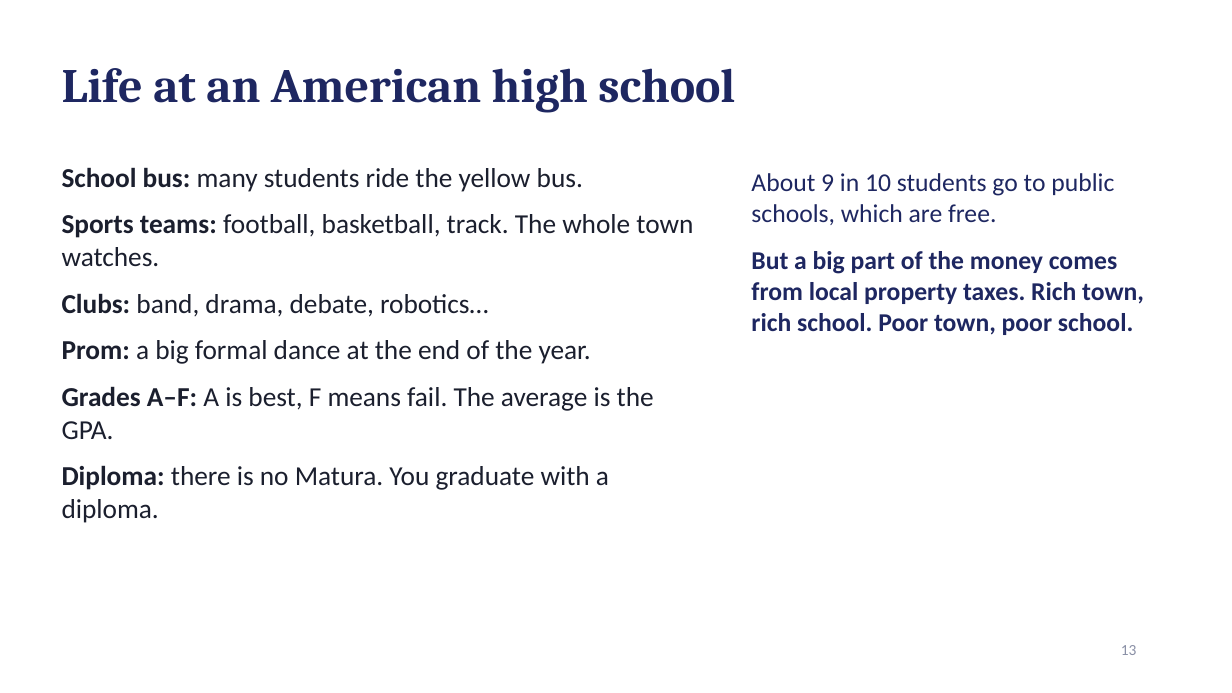
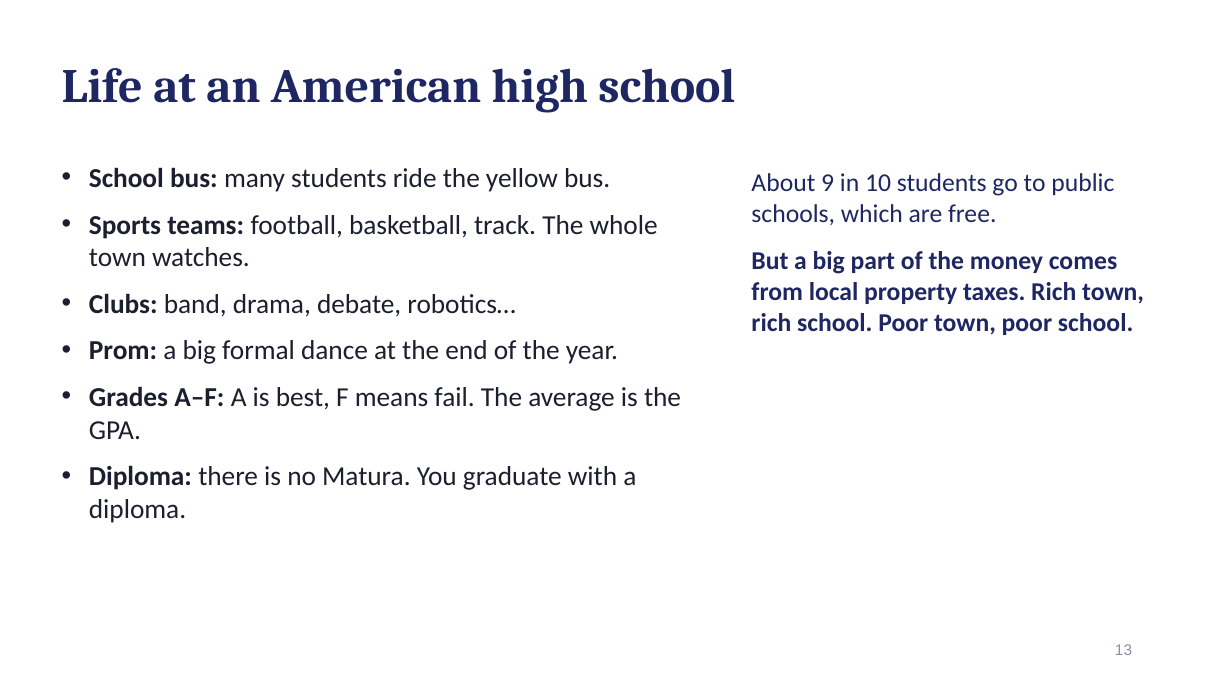
Before and after one commit to noahfried/slides, a slide deck: slide 13 of USA_Diversity_and_School.pptx. Drawn at 1232x693 pixels with LibreOffice and Linux fonts; fonts in the diff are those of the drawing. Boxes give left, top, right and bottom in pixels: in the first picture for what was removed or moved away, otherwise in the second. Text is boxed around its words. In the diff, an @@ line names an element or a change of style, - is before the commit and + after.

```diff
--- a/USA_Diversity_and_School.pptx
+++ b/USA_Diversity_and_School.pptx
@@ text "School bus: many students ride ..." rewrapped from <box>62,167,693,523</box> to <box>89,167,681,523</box> @@
@@ page number at <box>1115,644,1132,655</box>: font Calibri to Arial @@
```
Also in this commit, not shown: 21 other slides changed, 1 slide added, 2 slides removed, 1 other file.
